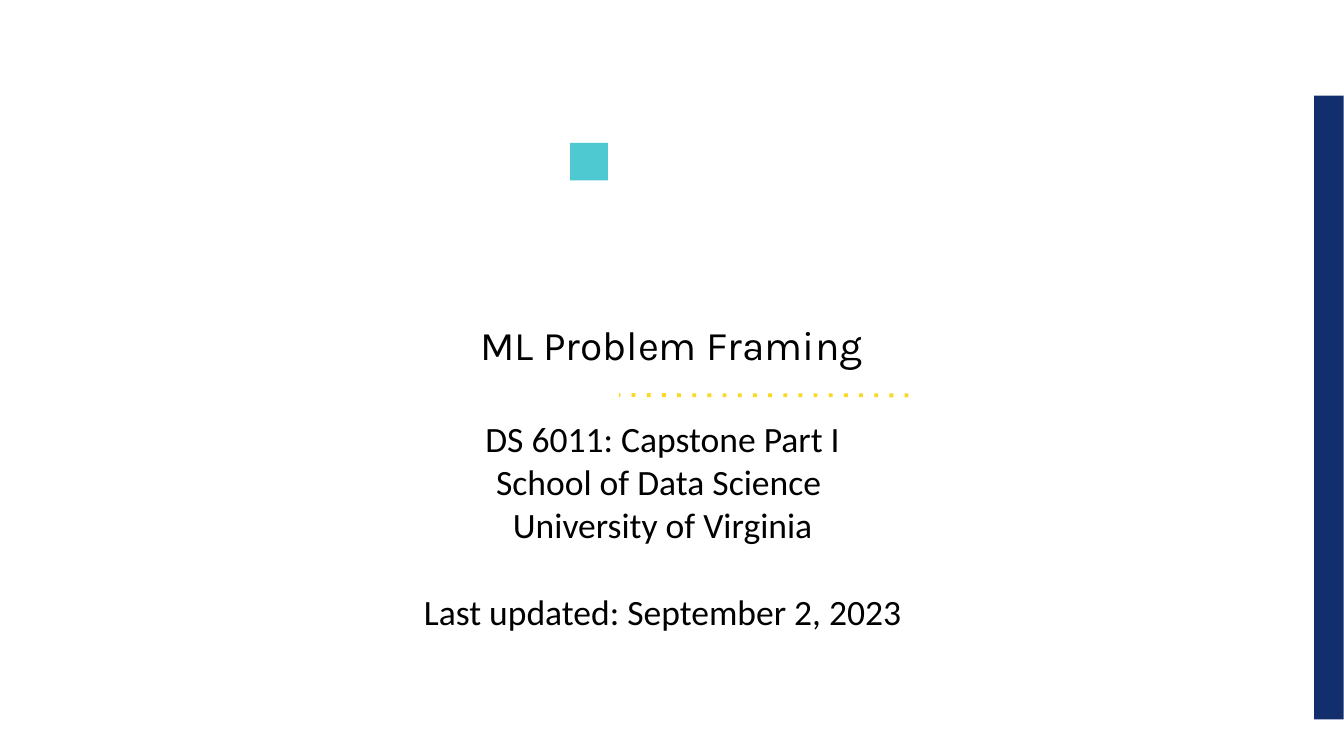
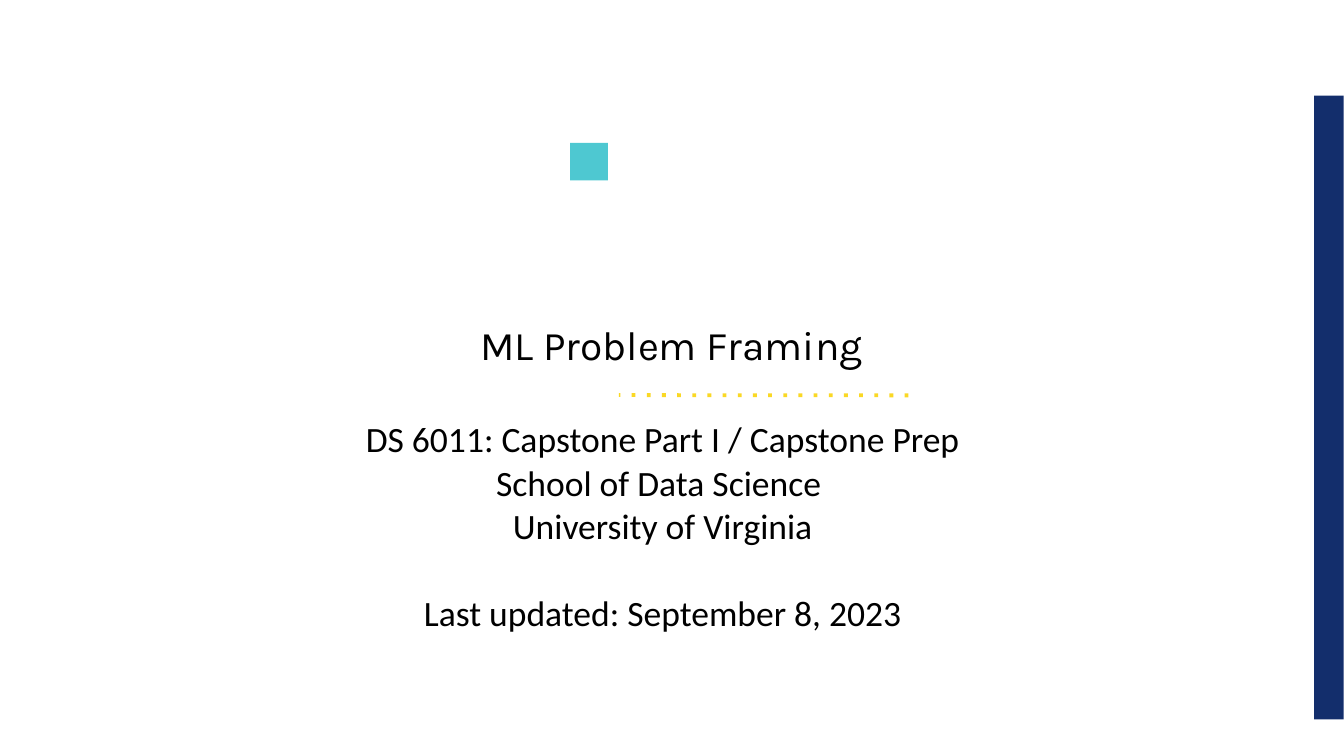
Before and after one commit to UVADS/ds6011, a slide deck: slide 1 of 03_ml_problem_framing.ppt. Drawn at 1344x756 pixels with LibreOffice and Linux fonts; fonts in the diff are those of the drawing; background and template pictures are left out. Boxes give left, top, right and bottom in pixels: in the first picture for what was removed or moved away, otherwise in the second. Text is boxed around its words. In the diff, an @@ line names an element or a change of style, - is before the commit and + after.

Commit message:
updates to ml problem framing

```diff
--- a/03_ml_problem_framing.ppt
+++ b/03_ml_problem_framing.ppt
@@ text at box(366, 428, 960, 458): text changed @@
-DS 6011: Capstone Part I
+DS 6011: Capstone Part I / Capstone Prep
@@ text at box(424, 601, 901, 632): text changed @@
-Last updated: September 2, 2023
+Last updated: September 8, 2023
```
Also in this commit, not shown: 6 other slides changed, 4 slides added, 1 slide removed, 1 other file.
